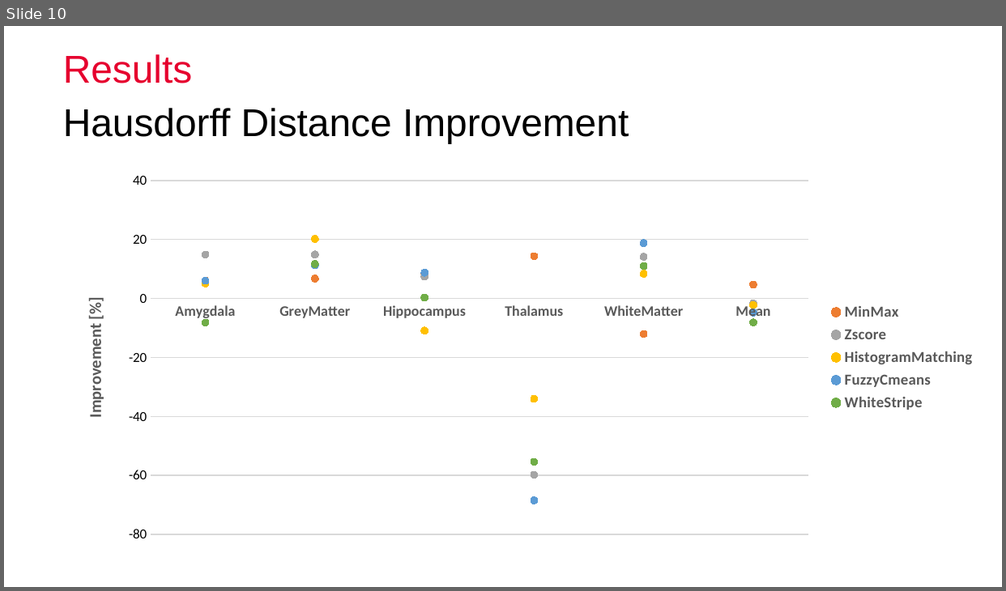
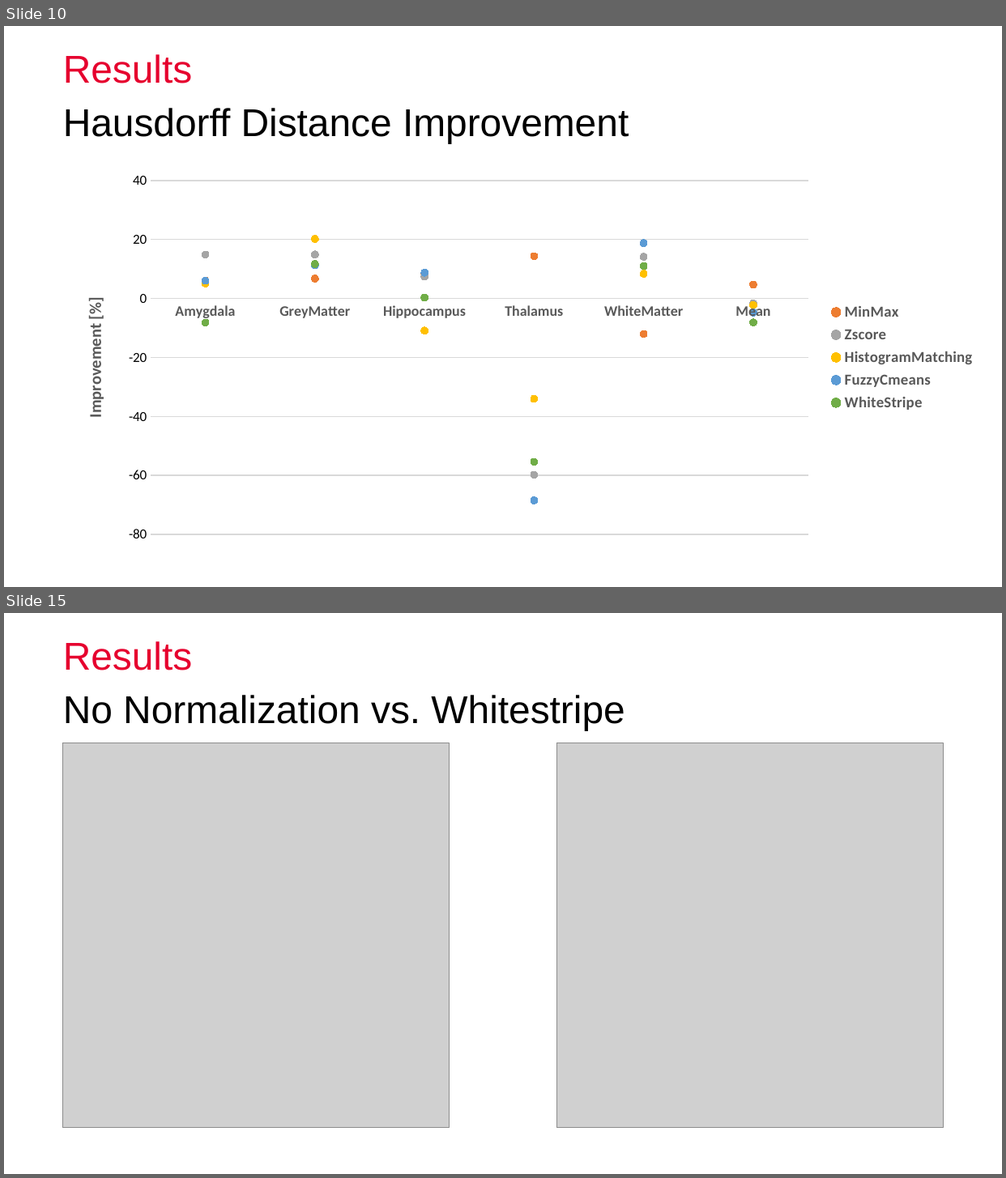
Before and after one commit to nibill/MIALab-1, a slide deck: Presentation/Final/FinalPresentation_Group3_BucheggerDuranWeber.pptx. Shown one above the other, each under a label of ours: slide 10 before the commit, slides 10 and 15 after it; the slides between them are not shown. The pictures are 1006x591 and 1006x1178 pixels, drawn with LibreOffice and Linux fonts; fonts in the diff are those of the drawing; grey boxes stand for pictures; background and template pictures are left out. Boxes give left, top, right and bottom in pixels: in the first picture for what was removed or moved away, otherwise in the second. Text is boxed around its words. In the diff, an @@ line names an element or a change of style, - is before the commit and + after.

Commit message:
* added new histogram matching * added comparison screenshots from all segmentations * added some stuff to the presentation

```diff
--- a/Presentation/Final/FinalPresentation_Group3_BucheggerDuranWeber.pptx
+++ b/Presentation/Final/FinalPresentation_Group3_BucheggerDuranWeber.pptx
@@ slide 15 added at box(4, 613, 1002, 1174), background #FFFFFF @@
@@ title added at box(63, 641, 193, 671), 28 pt, text #E6002E @@
+Results
@@ text added at box(63, 695, 624, 730), 28 pt, text #000000 @@
+No Normalization vs. Whitestripe
@@ picture added at box(63, 743, 449, 1128) @@
@@ picture added at box(557, 743, 943, 1128) @@
```
Also in this commit, not shown: 1 slide changed, 6 other slides added, 26 other files.
